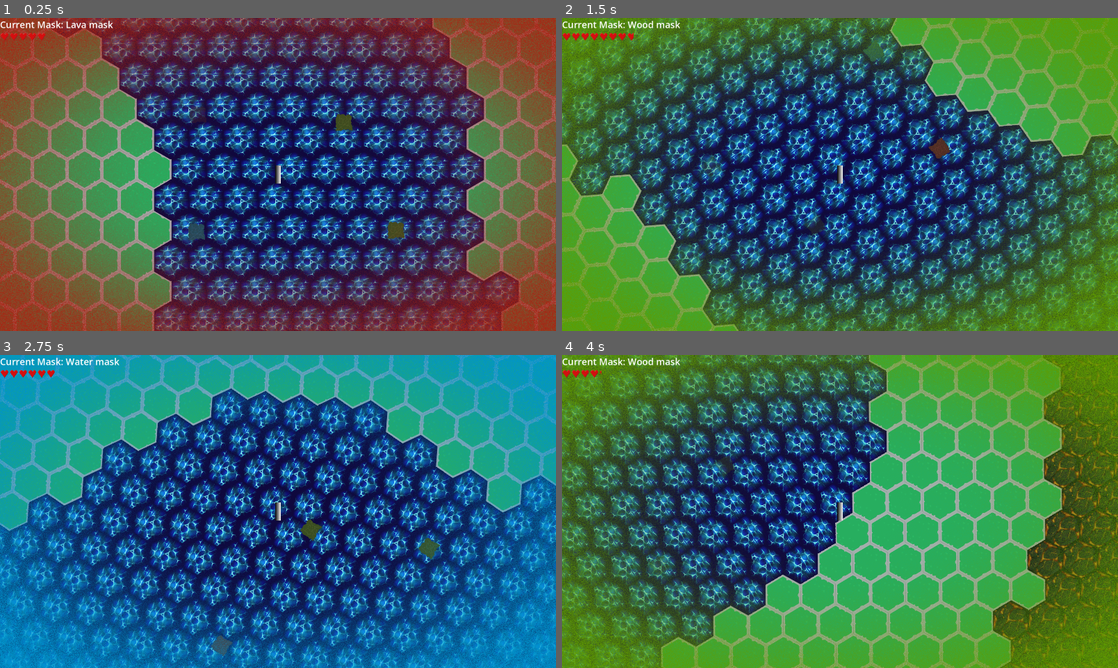
Above: before the commit, frames 1-4 (two rows, left to right).
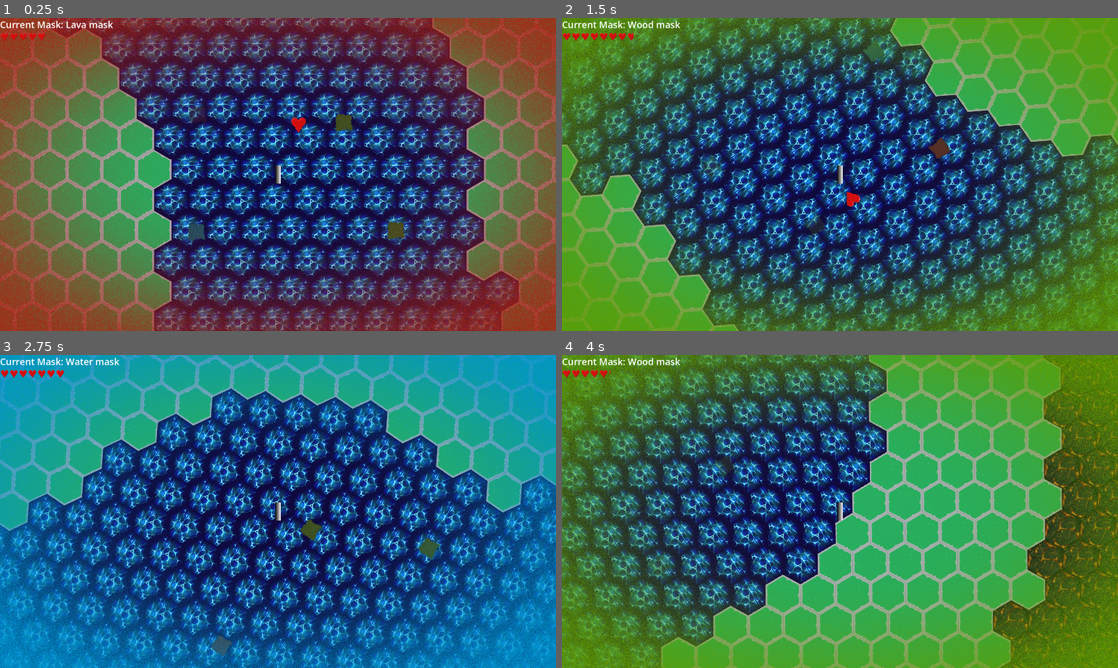
Above: after the commit, the same moments.

Repository: ccoors/mask
Game: Godot game, scene res://scenes/main_scene.tscn
Same seed, same stepped clock (60 frames per second), same inputs: the game is played once before the commit and once after it.
Inputs:
- Up to frame 1 (0.25 s): no input
- Up to frame 2 (1.5 s): hold Right (right) 0.53-1.28 s; tap 1 (mask_1) at 0.6 s; hold Down (down) from 1.28 s (still down); tap 2 (mask_2) at 1.35 s
- Up to frame 3 (2.75 s): release Down (down) at 2.03 s; hold Right (right) from 2.03 s (still down); tap 3 (mask_3) at 2.1 s
- Up to frame 4 (4 s): release Right (right) at 2.78 s; hold Up (up) 2.78-3.53 s; tap 1 (mask_1) at 2.85 s; hold Left (left) from 3.53 s (still down); tap 2 (mask_2) at 3.6 s

The runs differ from the first frame. In frame 1, less than 0.1% of the frame differs, in the area x 52-55%, y 31-37%; in frame 2, less than 0.1%; in frame 3, less than 0.1%; in frame 4, less than 0.1%.

Commit message:
feat: health item

Diff:
--- /dev/null
+++ b/scenes/items/health_item.gd
@@ -0,0 +1,13 @@
+extends Sprite2D
+
+var used: bool = false
+
+func _on_body_entered(body: Node2D) -> void:
+    if used:
+        return
+    if body is CharacterBody2D and body.name == "player":
+        body.heal()
+        used = true
+        var tween = get_tree().create_tween()
+        tween.tween_property(self, "modulate", Color.TRANSPARENT, .4)
+        tween.tween_callback(queue_free)
--- /dev/null
+++ b/scenes/items/health_item.tscn
@@ -0,0 +1,20 @@
+[gd_scene format=3 uid="uid://dkq3tiswraqgs"]
+
+[ext_resource type="Texture2D" uid="uid://d1nitguolvj17" path="res://assets/sprites/heart.png" id="1_mxltw"]
+[ext_resource type="Script" uid="uid://1drra5kcwvw8" path="res://scenes/items/health_item.gd" id="2_wxno8"]
+
+[sub_resource type="CircleShape2D" id="CircleShape2D_p1v81"]
+radius = 15.231546
+
+[node name="health_item" type="Sprite2D" unique_id=879146623]
+texture_filter = 1
+scale = Vector2(2, 2)
+texture = ExtResource("1_mxltw")
+script = ExtResource("2_wxno8")
+
+[node name="Area2D" type="Area2D" parent="." unique_id=929124498]
+
+[node name="CollisionShape2D" type="CollisionShape2D" parent="Area2D" unique_id=1647367099]
+shape = SubResource("CircleShape2D_p1v81")
+
+[connection signal="body_entered" from="Area2D" to="." method="_on_body_entered"]
--- a/scenes/level.tscn
+++ b/scenes/level.tscn
@@ -2,6 +2,7 @@
 
 [ext_resource type="PackedScene" uid="uid://dagc7aeddyrf4" path="res://scenes/stein.tscn" id="1_2q6dc"]
 [ext_resource type="PackedScene" uid="uid://bu2asn3rttoff" path="res://scenes/tiles.tscn" id="1_w7c3h"]
+[ext_resource type="PackedScene" uid="uid://dkq3tiswraqgs" path="res://scenes/items/health_item.tscn" id="3_w8frs"]
 
 [node name="level" type="Node2D" unique_id=77777411]
 
@@ -20,3 +21,6 @@
 [node name="Sprite2D4" parent="." unique_id=674951328 instance=ExtResource("1_2q6dc")]
 position = Vector2(-276, -206)
 mask_id = 0
+
+[node name="health_item" parent="." unique_id=879146623 instance=ExtResource("3_w8frs")]
+position = Vector2(71, -171)
--- a/scenes/player.gd
+++ b/scenes/player.gd
@@ -17,6 +17,10 @@
     if health == 0:
         # TODO: Die
         pass
+    health_changed.emit(health)
+
+func heal():
+    health += 1
     health_changed.emit(health)
 
 func set_mask(idx: int) -> void:
Not shown, added: scenes/items/health_item.gd.uid
